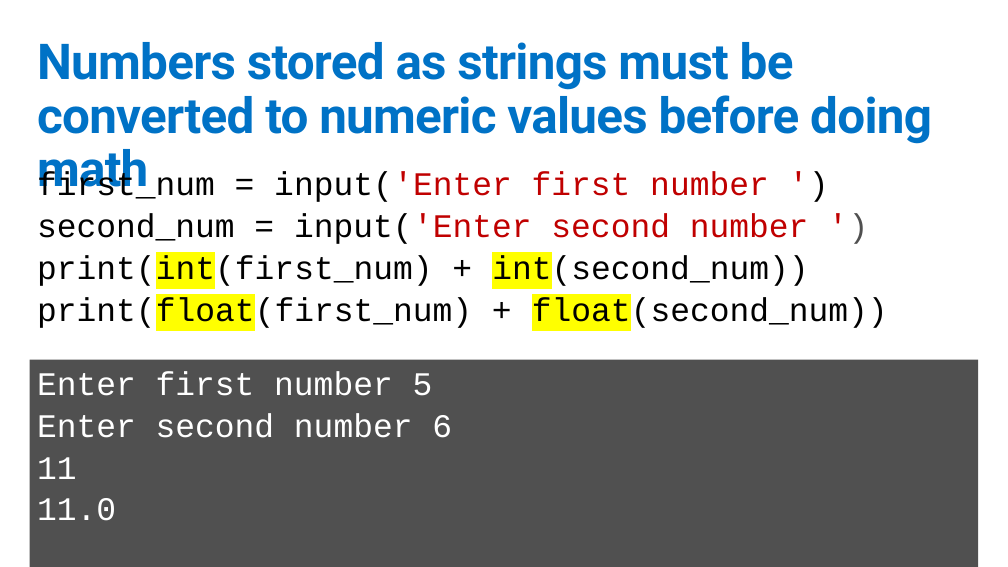
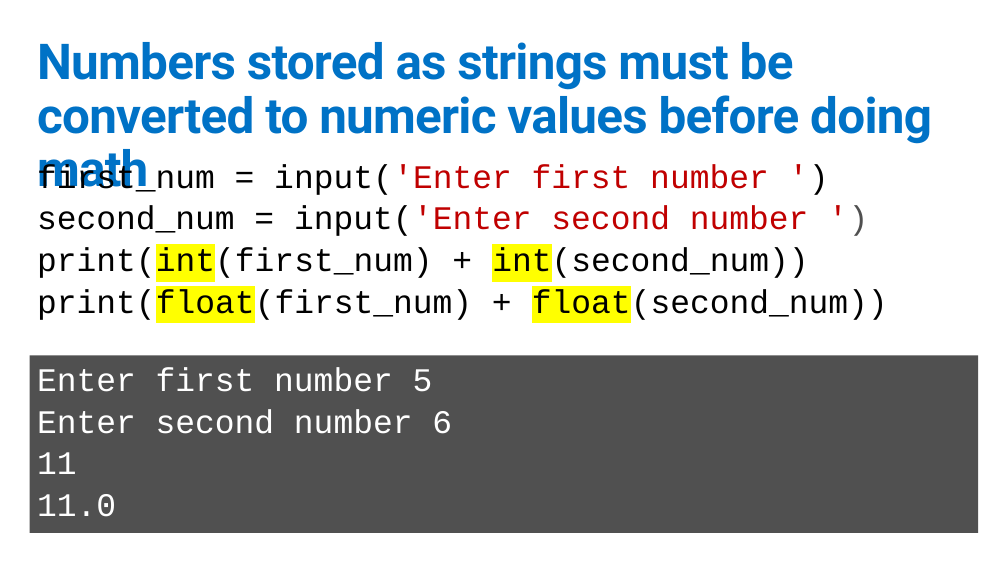
Before and after one commit to GeekTrainer/python-getting-started, a slide deck: slide 8 of Slides/5 - NumericVariables.pptx. Drawn at 1008x567 pixels with LibreOffice and Linux fonts; fonts in the diff are those of the drawing. Boxes give left, top, right and bottom in pixels: in the first picture for what was removed or moved away, otherwise in the second. Text is boxed around its words. In the diff, an @@ line names an element or a change of style, - is before the commit and + after.

```diff
--- a/Slides/5 - NumericVariables.pptx
+++ b/Slides/5 - NumericVariables.pptx
@@ text "first_num = input('Enter first number ..." moved from (x1=37, y1=171, x2=888, y2=330) to (x1=37, y1=164, x2=888, y2=322) @@
@@ rectangle "Enter first number 5" resized from (x1=30, y1=359, x2=978, y2=567) to (x1=30, y1=355, x2=978, y2=532) @@
```
Also in this commit, not shown: 1 other slide changed, 12 other files.
